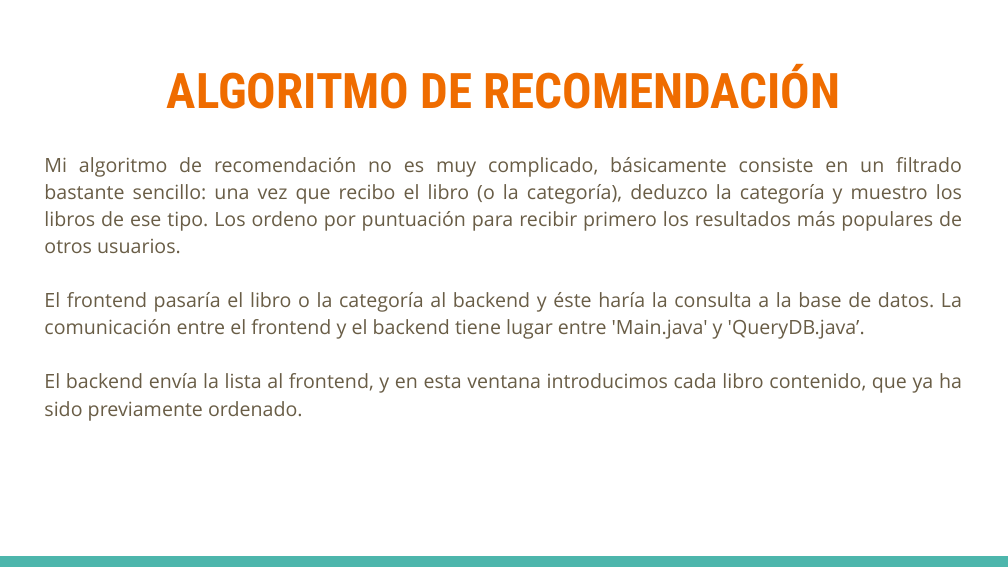
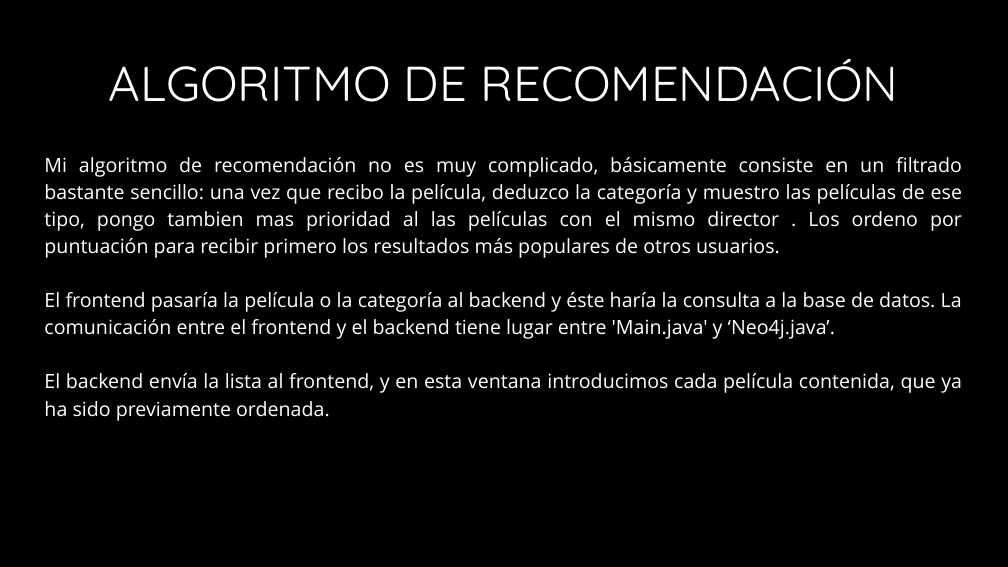
Before and after one commit to Catalfa/Recommandation_system, a slide deck: slide 10 of presentation/presentacion.pptx (slide 11 before the commit). Drawn at 1008x567 pixels with LibreOffice and Linux fonts; fonts in the diff are those of the drawing; background and template pictures are left out. Boxes give left, top, right and bottom in pixels: in the first picture for what was removed or moved away, otherwise in the second. Text is boxed around its words. In the diff, an @@ line names an element or a change of style, - is before the commit and + after.

```diff
--- a/presentation/presentacion.pptx
+++ b/presentation/presentacion.pptx
@@ background #FFFFFF to #000000 @@
@@ title "ALGORITMO DE RECOMENDACIÓN" at bbox=[109, 58, 898, 102]: font Roboto Condensed to Quicksand, text colour #EF6C00 to #FFFFFF, bold off; line spacing 1 to 0.9 @@
@@ text at bbox=[44, 157, 962, 421]: text changed; text colour #695D46 to #FFFFFF @@
-Mi algoritmo de recomendación no es muy complicado, básicamente consiste en un filtrado bastante sencillo: una vez que recibo el libro (o la categoría), deduzco la categoría y muestro los libros de ese tipo. Los ordeno por puntuación para recibir primero los resultados más populares de otros usuarios.
-El frontend pasaría el libro o la categoría al backend y éste haría la consulta a la base de datos. La comunicación entre el frontend y el backend tiene lugar entre 'Main.java' y 'QueryDB.java’.
-El backend envía la lista al frontend, y en esta ventana introducimos cada libro contenido, que ya ha sido previamente ordenado.
+Mi algoritmo de recomendación no es muy complicado, básicamente consiste en un filtrado bastante sencillo: una vez que recibo la película, deduzco la categoría y muestro las películas de ese tipo, pongo tambien mas prioridad al las películas con el mismo director . Los ordeno por puntuación para recibir primero los resultados más populares de otros usuarios.
+El frontend pasaría la película o la categoría al backend y éste haría la consulta a la base de datos. La comunicación entre el frontend y el backend tiene lugar entre 'Main.java' y ‘Neo4j.java’.
+El backend envía la lista al frontend, y en esta ventana introducimos cada película contenida, que ya ha sido previamente ordenada.
@@ rectangle removed at bbox=[0, 556, 1008, 567] @@
```
Also in this commit, not shown: 13 other slides changed, 1 slide removed, 26 other files.
